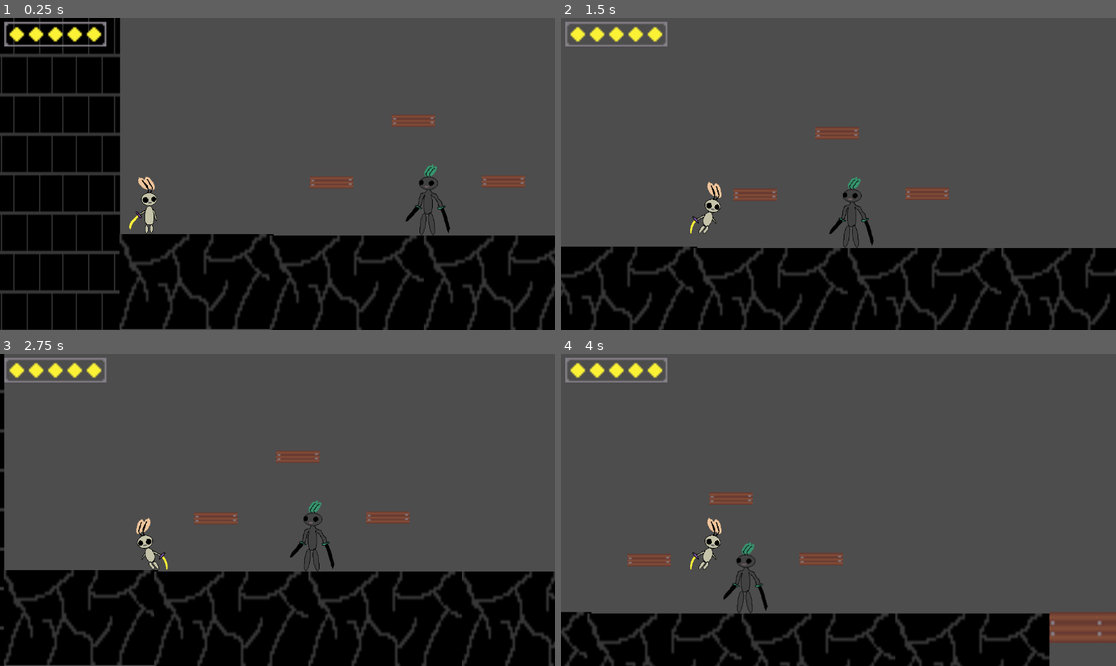
Above: before the commit, frames 1-4 (two rows, left to right).
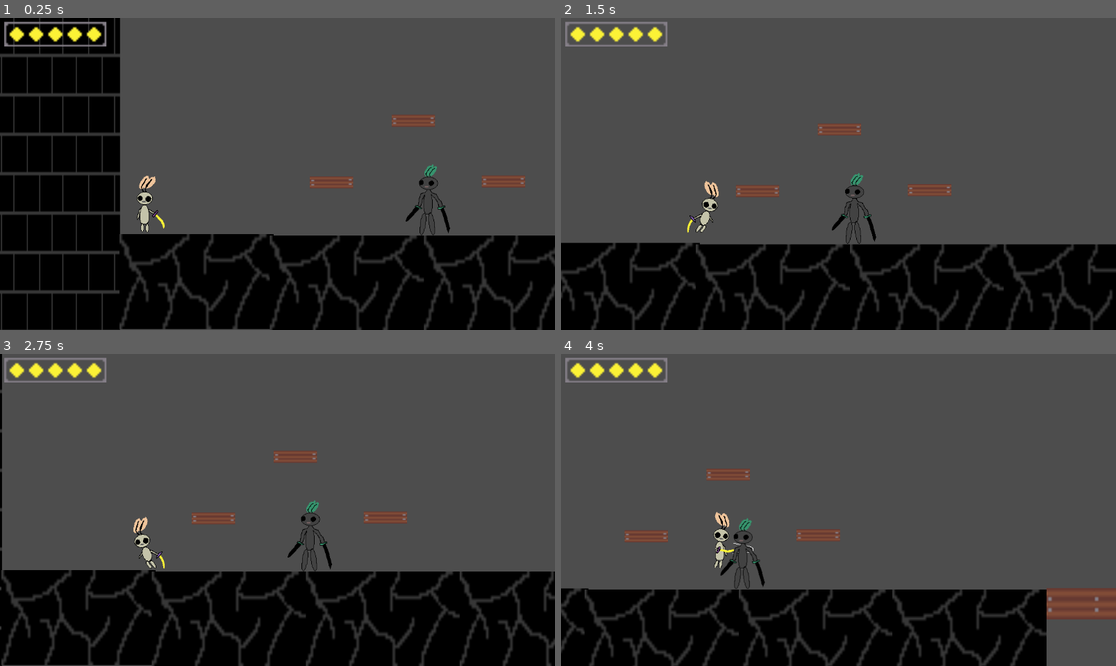
Above: after the commit, the same moments.

Repository: Jacob-Hawksley/Blade-Of-Light
Game: Godot game, scene res://node_2d.tscn
Two runs of this game, one before a commit and one after it. Both use one fixed random seed, a clock stepped at 60 frames per second and the inputs below.
Inputs:
- Up to frame 1 (0.25 s): no input
- Up to frame 2 (1.5 s): tap Enter (ui_accept) at 0.5, 0.77 s; hold Z 0.53-1.28 s; hold Right (ui_right) from 0.53 s (still down); tap Z at 1.35 s
- Up to frame 3 (2.75 s): tap Enter (ui_accept) at 1.52 s; release Right (ui_right) at 2.03 s; hold Left (ui_left) from 2.03 s (still down); hold Z from 2.03 s (still down)
- Up to frame 4 (4 s): release Left (ui_left) at 2.78 s; release Z at 2.78 s; hold Right (ui_right) from 2.78 s (still down); tap Z at 2.85 s; tap Enter (ui_accept) at 3.02, 3.77 s; hold Z from 3.53 s (still down)

The runs differ from the first frame. In frame 1, 0.4% of the frame differs, in the area x 23-30%, y 50-70%; in frame 2, 6.6%; in frame 3, 5.2%; in frame 4, 16%, in the area x 0-100%, y 36-100%.

Commit message:
added an attack with an animation

Diff:
--- /dev/null
+++ b/area_2d.gd
@@ -0,0 +1,9 @@
+extends Area2D
+@onready var hpcd = 0
+func on_body_entered(body):
+	print('Body Entered')
+	if hpcd == 0:
+		hpcd = 1
+		Global.ravenhp -= 1
+		await get_tree().create_timer(0.4).timeout
+		hpcd == 0
--- a/character_body_2d.gd
+++ b/character_body_2d.gd
@@ -2,9 +2,15 @@
 
 @onready var sprite: AnimatedSprite2D = $AnimatedSprite2D
 @onready var _animated_sprite = $AnimatedSprite2D
+@onready var cd = 0
 
 const SPEED = 300.0
 const JUMP_VELOCITY = -500.0
+
+func _ready() -> void:
+	Global.z = 0
+	Global.direct = 1
+
 
 
 
@@ -23,22 +29,34 @@
 	# Get the input direction and handle the movement/deceleration.
 	var direction := Input.get_axis("ui_left", "ui_right")
 
+
 	# --- New Sprite Flipping Logic ---
 	if direction < 0: # Moving left
-		sprite.flip_h = true # Flip horizontally
+		sprite.flip_h = true
+		Global.direct = -1 # Flip horizontally
 	elif direction > 0: # Moving right
-		sprite.flip_h = false # Unflip horizontally
+		sprite.flip_h = false
+		Global.direct = 1 # Unflip horizontally
 	# --- End New Sprite Flipping Logic ---
 
 	if direction:
 		velocity.x = direction * SPEED
 	else:
 		velocity.x = move_toward(velocity.x, 0, SPEED)
-
-	if direction != 0:
+	#Running and walking
+	if direction != 0 and Global.z == 0:
 		_animated_sprite.play("run")
-	if direction == 0:
+	if direction == 0 and Global.z == 0:
 		_animated_sprite.play("default")
 	Global.player = position
+	#Attacking
+	if Input.is_key_pressed(KEY_Z) and cd == 0:
+		cd = 1
+		Global.z = 1
+		_animated_sprite.play("sslash")
+		await get_tree().create_timer(0.6).timeout
+		Global.z = 0
+		await get_tree().create_timer(0.5).timeout
+		cd = 0
 
 	move_and_slide()
--- a/character_body_2d_2.gd
+++ b/character_body_2d_2.gd
@@ -1,6 +1,8 @@
 extends CharacterBody2D
 @onready var sprite: AnimatedSprite2D = $AnimatedSprite2D # Or $AnimatedSprite2D if that's what you're using
 
+func _process(delta: float) -> void:
+	Global.ravenhp = 5
 
 
 const SPEED = 100
@@ -10,7 +12,7 @@
 	# Add the gravity.
 	if not is_on_floor():
 		velocity += get_gravity() * delta
-
+	# Face the player
 	if Global.player.x == null:
 		return
 	if Global.player.x > position.x:
--- /dev/null
+++ b/lslash.gd
@@ -0,0 +1,8 @@
+extends CollisionShape2D
+func _process(delta: float) -> void:
+	if Global.direct < 0 and Global.z == 1:
+		await get_tree().create_timer(0.3).timeout
+		self.disabled = false
+
+	else:
+		self.disabled = true
--- a/node_2d.gd
+++ b/node_2d.gd
@@ -2,3 +2,6 @@
 
 var player = null
 var hp = null
+var z = null
+var direct = null
+var ravenhp = null
--- a/node_2d.tscn
+++ b/node_2d.tscn
@@ -10,13 +10,21 @@
 [ext_resource type="Texture2D" uid="uid://cb04xyd7iy1d" path="res://Bridge.png" id="6_fbxw5"]
 [ext_resource type="Texture2D" uid="uid://b3h48oftisjnf" path="res://hp5.png" id="6_wnmoj"]
 [ext_resource type="Texture2D" uid="uid://ctkpwowvyrdrb" path="res://hp1.png" id="7_c1gty"]
+[ext_resource type="Texture2D" uid="uid://blpap3hefqmal" path="res://Slash1.png" id="7_ei405"]
 [ext_resource type="Texture2D" uid="uid://dx3poqd0isotf" path="res://Brick-Wall.png" id="7_na3yk"]
+[ext_resource type="Texture2D" uid="uid://d4a6x6t363cds" path="res://Slash2.png" id="8_e8dv2"]
 [ext_resource type="Texture2D" uid="uid://dj6ixbj20vme2" path="res://hp2.png" id="8_hp0eo"]
+[ext_resource type="Texture2D" uid="uid://b3rvegotcpqq5" path="res://Slash3.png" id="9_2nhjh"]
 [ext_resource type="Texture2D" uid="uid://bqgett8pj2p2m" path="res://hp3.png" id="9_l41mc"]
+[ext_resource type="Texture2D" uid="uid://futqjnrvecnf" path="res://Slash4.png" id="10_bjha6"]
 [ext_resource type="Texture2D" uid="uid://dhbadn5ea3qkt" path="res://hp4.png" id="10_vepni"]
+[ext_resource type="Texture2D" uid="uid://dog1n8cqx5qgn" path="res://Slash5.png" id="11_gt76g"]
 [ext_resource type="Script" uid="uid://dy5qhyq0684o8" path="res://character_body_2d_2.gd" id="14_d2bti"]
 [ext_resource type="Texture2D" uid="uid://bffe3ogeo2245" path="res://Enemies/Raven.png" id="15_ta5nu"]
 [ext_resource type="Texture2D" uid="uid://grvnvcqk786u" path="res://Background/Grass-Floor.png" id="17_flf07"]
+[ext_resource type="Script" uid="uid://c0v5dd78730r3" path="res://rslash.gd" id="18_2nhjh"]
+[ext_resource type="Script" uid="uid://cwo6o2t8clscj" path="res://lslash.gd" id="19_bjha6"]
+[ext_resource type="Script" uid="uid://b317083l2iqcd" path="res://area_2d.gd" id="24_bjha6"]
 
 [sub_resource type="RectangleShape2D" id="RectangleShape2D_7ui8w"]
 size = Vector2(302, 650)
@@ -44,6 +52,32 @@
 "loop": true,
 "name": &"run",
 "speed": 5.0
+}, {
+"frames": [{
+"duration": 1.0,
+"texture": ExtResource("7_ei405")
+}, {
+"duration": 1.0,
+"texture": ExtResource("8_e8dv2")
+}, {
+"duration": 1.0,
+"texture": ExtResource("9_2nhjh")
+}, {
+"duration": 1.0,
+"texture": ExtResource("10_bjha6")
+}, {
+"duration": 1.0,
+"texture": ExtResource("11_gt76g")
+}, {
+"duration": 1.0,
+"texture": ExtResource("11_gt76g")
+}, {
+"duration": 1.0,
+"texture": ExtResource("11_gt76g")
+}],
+"loop": true,
+"name": &"sslash",
+"speed": 14.0
 }]
 
 [sub_resource type="CapsuleShape2D" id="CapsuleShape2D_3fcx3"]
@@ -118,6 +152,14 @@
 "speed": 5.0
 }]
 
+[sub_resource type="CapsuleShape2D" id="CapsuleShape2D_gt76g"]
+radius = 17.0
+height = 70.0
+
+[sub_resource type="CapsuleShape2D" id="CapsuleShape2D_1fr6y"]
+radius = 17.0
+height = 70.0
+
 [sub_resource type="RectangleShape2D" id="RectangleShape2D_smfaj"]
 size = Vector2(30, 17.3333)
 
@@ -191,11 +233,14 @@
 script = ExtResource("1_42e66")
 
 [node name="AnimatedSprite2D" type="AnimatedSprite2D" parent="CharacterBody2D"]
-position = Vector2(-3, -7)
+position = Vector2(-9, -9)
 sprite_frames = SubResource("SpriteFrames_ma753")
-animation = &"run"
+animation = &"sslash"
+frame = 5
+frame_progress = 0.631589
 centered = false
 offset = Vector2(-42, -80)
+flip_h = true
 
 [node name="CollisionShape2D" type="CollisionShape2D" parent="CharacterBody2D"]
 position = Vector2(-3, -12)
@@ -215,6 +260,22 @@
 animation = &"5"
 autoplay = "5"
 
+[node name="Area2D" type="Area2D" parent="CharacterBody2D"]
+collision_layer = 2
+collision_mask = 2
+
+[node name="Rslash" type="CollisionShape2D" parent="CharacterBody2D/Area2D"]
+position = Vector2(52, -11)
+rotation = 1.5708
+shape = SubResource("CapsuleShape2D_gt76g")
+script = ExtResource("18_2nhjh")
+
+[node name="Lslash" type="CollisionShape2D" parent="CharacterBody2D/Area2D"]
+position = Vector2(-21, -11)
+rotation = 1.5708
+shape = SubResource("CapsuleShape2D_1fr6y")
+script = ExtResource("19_bjha6")
+
 [node name="Platform" type="Sprite2D" parent="."]
 position = Vector2(-99, 81)
 scale = Vector2(3, 1.5)
@@ -256,16 +317,26 @@
 position = Vector2(0, 0.815887)
 shape = SubResource("RectangleShape2D_4wqqe")
 
-[node name="CharacterBody2D2" type="CharacterBody2D" parent="."]
+[node name="Raven" type="CharacterBody2D" parent="."]
 position = Vector2(101, 111)
+collision_layer = 3
 script = ExtResource("14_d2bti")
 
-[node name="AnimatedSprite2D" type="AnimatedSprite2D" parent="CharacterBody2D2"]
+[node name="AnimatedSprite2D" type="AnimatedSprite2D" parent="Raven"]
 position = Vector2(0, 6)
 sprite_frames = SubResource("SpriteFrames_flf07")
 
-[node name="CollisionShape2D" type="CollisionShape2D" parent="CharacterBody2D2"]
+[node name="CollisionShape2D" type="CollisionShape2D" parent="Raven"]
 position = Vector2(0, 19)
+shape = SubResource("CapsuleShape2D_k73cj")
+
+[node name="Area2D" type="Area2D" parent="Raven"]
+collision_layer = 2
+collision_mask = 2
+script = ExtResource("24_bjha6")
+
+[node name="CollisionShape2D2" type="CollisionShape2D" parent="Raven/Area2D"]
+position = Vector2(1, 20)
 shape = SubResource("CapsuleShape2D_k73cj")
 
 [node name="Grass Floors" type="Node" parent="."]
@@ -279,7 +350,6 @@
 
 [node name="CollisionShape2D" type="CollisionShape2D" parent="Grass Floors/Grass-floor/StaticBody2D"]
 position = Vector2(0.709351, 4.82472)
-scale = Vector2(1, 1)
 shape = SubResource("RectangleShape2D_flf07")
 
 [node name="Grass-floor2" type="Sprite2D" parent="Grass Floors"]
@@ -291,7 +361,6 @@
 
 [node name="CollisionShape2D" type="CollisionShape2D" parent="Grass Floors/Grass-floor2/StaticBody2D"]
 position = Vector2(0.709351, 4.82472)
-scale = Vector2(1, 1)
 shape = SubResource("RectangleShape2D_flf07")
 
 [node name="Grass-floor3" type="Sprite2D" parent="Grass Floors"]
@@ -303,5 +372,4 @@
 
 [node name="CollisionShape2D" type="CollisionShape2D" parent="Grass Floors/Grass-floor3/StaticBody2D"]
 position = Vector2(0.709351, 4.82472)
-scale = Vector2(1, 1)
 shape = SubResource("RectangleShape2D_flf07")
--- /dev/null
+++ b/rslash.gd
@@ -0,0 +1,10 @@
+extends CollisionShape2D
+
+func _process(delta: float) -> void:
+
+	if Global.direct > 0 and Global.z == 1:
+
+		await get_tree().create_timer(0.3).timeout
+		self.disabled = false
+	else:
+		self.disabled = true
Binary file changed: Slash2.png
Binary file added: Slash3.png
Not shown, added: Slash3.png.import
Binary file added: Slash4.aseprite
Binary file added: Slash4.png
Not shown, added: Slash4.png.import
Binary file added: Slash5.png
Not shown, added: Slash5.png.import
Not shown, added: area_2d.gd.uid
Not shown, added: lslash.gd.uid
Not shown: 1 places in node_2d.tscn that only renumber resources
Not shown, added: rslash.gd.uid
